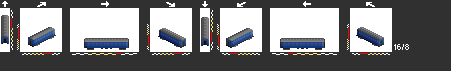
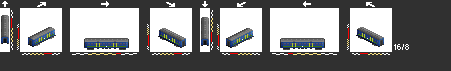
Revision of a layered (451, 71) image; what changed, layer by layer:
added layer "bn3" above "bk2" over [35, 33, 377, 47]
showed "bn" over [1, 18, 378, 49]
hid "a" over [1, 18, 378, 49]
